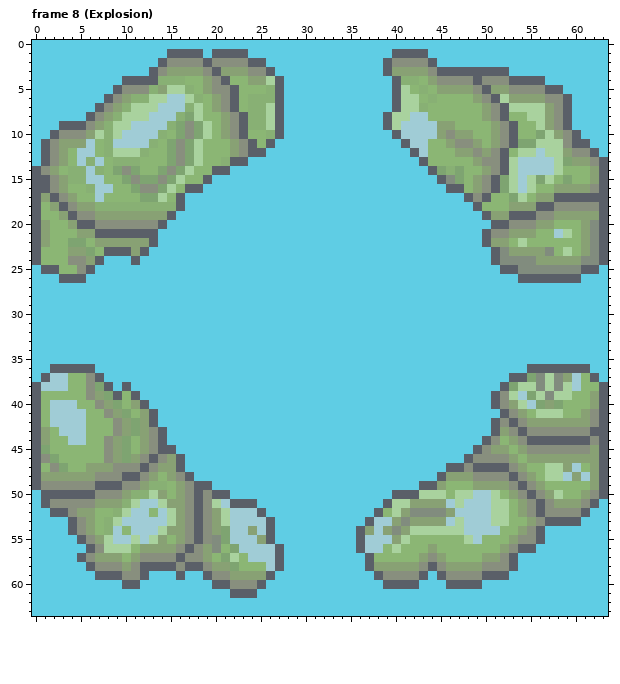
Two states of a pixel-art file, Art/Aseprite/bomb explosion.aseprite. The picture above is the old version.
64x64 pixels, 11 frames. Colours within 5 levels of each other are drawn and written as one. Shown: frame 8 (Explosion). The commit also changed other frames, which this record leaves out.
New version:
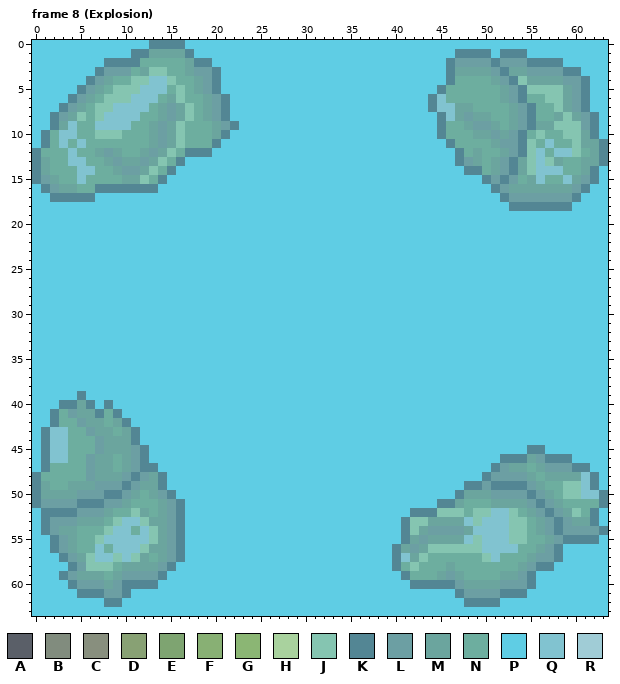
Palette (. is transparent): A #5a5f68  B #818c7e  C #888f7e  D #88a174  E #7ea471  F #88b074  G #8bb674  H #a9d29e  J #85c5b1  K #538694  L #6c9fa3  M #6ba59e  N #6dae9f  P #5fcde4  Q #81c3d0  R #a0ccd6
Author's note on the commit: [Changed the explosion again] Eu tirei mais um frame da explosão, ainda tava achando algo estranho nela... Agora tá melhorzinha.
Difference:
Frame 8 (Explosion), layer "Explosion":
y 0: x 13..16 PPPP -> KKKK
y 1: x 11..18 PPPPAAAA -> KKMMMMKP; x 20..23 AAAA -> PPPP; x 40..43 AAAA -> PPPP; x 47..50 PPPP -> KKKK; x 52..54 PPP -> KKK
y 2: x 8..25 PPPPPPACCCCACCCCAA -> KKKKNNNNNMKKPPPPPP; x 39..44 ACCCCA -> PPPPPP; x 46..58 PPPPPPPPPPPPP -> KLLLLKLLLKKKK
y 3: x 7..26 PPPPPPACDDDDCADDDCCA -> KLLLNMJJNNMLLKPPPPPP; x 39..60 ADDDDCAAAAAAAAPPPPPPPP -> PPPPPPPKMMMMLKMMLLLLKK
y 4: x 6..27 PPPPAAAAFFFGGDCAGGDDHA -> KLMNNJJQQJNNMLKPPPPPPP; x 40..61 AFFGDCCCCACCCAAAAPPPPP -> PPPPPPKNNNNMLKJMMMMLLK
y 5: x 5..27 PPPPACCCFDHHFGDCCAGGGFA -> KLMNJJJQQQNJNMLKPPPPPPP; x 40..61 AHGFGDDDDCADDCCCCAAPPP -> PPPPPKNNNNNNMLKJJJJMLK
y 6: x 4..27 PPPPACDFFHHRRHFGDCAGFFFA -> KLMNJJJQQQNMJNNMLKPPPPPP; x 40..61 AHHGFGGGGDCAHDDDDCCAPP -> PPPPKQNNNNNNMLKNNJJMLK
y 7: x 3..27 PPPPACDFHHHRRRFHGDCAGFFHA -> KLMNJJQQQQNMLMJNMLKPPPPPP; x 40..61 AHHFGGGGGGDCAHHHHDCAPP -> PPPPKQQMMNNNNMLKNNJMLK
y 8: x 2..27 PPPPACDFHHHRRRFEHGGDCAFFHA -> KLMJNJQQQQNNMLMJNMLKPPPPPP; x 39..62 AHHRRGGGGGGDCAGGHHDCAPPP -> PPPPPPKQMLMMNNMLKNNMJMLK
y 9: x 2..27 PAAACDFHHRRRRFECEHGDCAFFHA -> KMQNNQQQQNNMLMJNNNMLKPPPPP; x 39..62 AHRRRRDDGGGGDCAGGHDCAPPP -> PPPPPPKNNMLLMNMLKMMJJJLK
y 10: x 1..27 PACCCDHFHRRRRFGECEHGDCAGGFA -> KNQQNNJJJNNNMLMJNNNMKPPPPPP; x 40..62 ARRRRDCDDGGDCAGGEHDCAPP -> PPPPPKNNNMMLMLKNJNNJJMK
y 11: x 1..26 ACDDDRGFRRRRFGECEHGGGDCAGA -> KNQNQNNNNNNNMLMJNNNKPPPPPP; x 41..63 ARRGGDCCDGDCAEEHHHCAAPP -> PPPPPKNNNNMLLKJNQNNJMMK
y 12: x 0..25 PACDGRRGFHHHFGGECEHGGGDCAA -> KNNNQNNMLMNNMLMJNKKKPPPPPP; x 42..63 ARGGGDDCDCAGHHRHHDCCAP -> PPPPPKNMNNMLKJQNQQJNMK
y 13: x 0..23 PACDGRFRGFFFGGGECEHGGFAA -> KMNNQQNNMLMMLMJNKPPPPPPP; x 43..63 AGGGGGDCCAHRRRRHEDDCA -> PPPPKLMNMLKMJQJMNNMMK
y 14: x 0..21 ACDGFFRFGECEGGECEHGGAA -> KMNNNQQNNMLLMJNKPPPPPP; x 44..63 AEFEGGDCAHRRRRHGGGDA -> PPPPKKNMLKMJQQQNNMKP
y 15: x 0..19 AACDFFRRGGECEECEHGGA -> KLMNNQNNNNMMJNKPPPPP; x 45..63 ABEGDCAEHRHEHGEGGDA -> PPPPPKLKLNMQNNQMLKP
y 16: x 0..18 AACDGGFRRGGECCEHGAA -> PKLMMNNKKKKKKKPPPPP; x 46..63 AAGDCAEHRHGGDDDDCA -> PPPPPKLMMMMMMMLKPP
y 17: x 0..16 ADACDGGRGGGGEEHGA -> PPKKKKKPPPPPPPPPP; x 48..63 ACAGGEHGDDAAAAAA -> PPPPKLLLLLLLKPPP
y 18: x 0..16 AGDACDDFFFFFFFFFA -> PPPPPPPPPPPPPPPPP; x 49..63 AGGGDDDAACCCCCA -> PPPPKKKKKKKPPPP
y 19: x 0..15 AGGDACCDDDDDDDDA -> PPPPPPPPPPPPPPPP; x 50..63 ADDAAACCDDDDDA -> PPPPPPPPPPPPPP
y 20: x 0..14 ADGGDAACCCCCCCA -> PPPPPPPPPPPPPPP; x 51..63 AACCCDDGGGDBA -> PPPPPPPPPPPPP
y 21: x 0..13 ADGGGDDAAAAAAA -> PPPPPPPPPPPPPP; x 50..63 ACCDDDGGRHGDBA -> PPPPPPPPPPPPPP
y 22: x 0..13 ADGGEEGDDDDDDA -> PPPPPPPPPPPPPP; x 50..63 ADDGHGGGGGGDBA -> PPPPPPPPPPPPPP
y 23: x 0..12 AGGGDDEGAAADA -> PPPPPPPPPPPPP; x 51..63 ABDDDDBGHGDBA -> PPPPPPPPPPPPP
y 24: x 0..7 AGGGCCDA -> PPPPPPPP; x 11 A -> P; x 51..63 ABBBBDDDDDBBA -> PPPPPPPPPPPPP
y 25: x 1..6 AAGGCA -> PPPPPP; x 52..62 AABBBBBBBAA -> PPPPPPPPPPP
y 26: x 3..5 AAA -> PPP; x 54..60 AAAAAAA -> PPPPPPP
y 36: x 2..6 AAAAA -> PPPPP; x 55..61 AAAAAAA -> PPPPPPP
y 37: x 1..7 ARRGGCA -> PPPPPPP; x 53..62 AAEBHBDRGA -> PPPPPPPPPP
y 38: x 0..8 ARRRGGCEA -> PPPPPPPPP; x 10 A -> P; x 52..63 AEHHBHBHRGGA -> PPPPPPPPPPPP
y 39: x 0..11 AGGGGGCDEAGA -> PPPPPKPPPPPP; x 51..63 ACHREHBHHGGDA -> PPPPPPPPPPPPP
y 40: x 0..12 AGRRRGGCDEGDA -> PPPKKMKPKPPPP; x 51..63 ACDHREDEGGGDA -> PPPPPPPPPPPPP
y 41: x 0..13 AGRRRRGGCDEGDA -> PPKNLMMKNKPPPP; x 52..63 ACDGHHHGGDCA -> PPPPPPPPPPPP
y 42: x 0..13 AGRRRRGGGCDEDA -> PPKNNLMMNMKPPP; x 51..63 ACACDDDDDDDCA -> PPPPPPPPPPPPP
y 43: x 0..14 ADGRRRGGGCDEDCA -> PKQQNNLMMNMKPPP; x 51..63 ADCACCCCCCCAA -> PPPPPPPPPPPPP
y 44: x 0..14 ADGGRRGGCDEGDCA -> PKQQNNNLMMMKPPP; x 50..63 ACGDCAAAAAAACA -> PPPPPPPPPPPPPP
y 45: x 0..15 AEGGGGGGCDEGDCAA -> PKQQNNNLMMMLKPPP; x 49..63 ACDDGDCCCCCCCDA -> PPPPPPKKPPPPPPP
y 46: x 0..16 ACEGGGGGCDEDCACDA -> PKQQNNLMMNMLKPPPP; x 48..63 ACCCCDGDDDDDDDDA -> PPPPKKKMLKKKPPPP
y 47: x 0..16 AGCEGGDDDCCCACDDA -> PKNNNNLMMNMLKKPPP; x 46..63 AACAAAACDGGHHDRGDA -> PPPPPKLMMNMLLLKKPP
y 48: x 0..17 ADDDDDDCCCAACDGDCA -> KNNNNNLMMMLKLMKPPP; x 45..63 ADDDCCCCACDGHHRDRDA -> PPPPPKLLLLMNMMMMQKP
y 49: x 0..19 ACCCCCCAAACCDFFGDCAA -> KMNNMMMLLLKLMMKPPPPP; x 43..63 AADGGGDDDDCACDGGGGGDA -> PPPPPKKLKKKKLMNNJJQKP
y 50: x 0..21 PAAAAAACCCDFFHDGDCACAA -> KMMMMLLLKKLMNMLKPPPPPP; x 40..63 AAAHHHGHHRRHGDCACDHGGDCA -> PPPPPPPKMMMLLLLKLMNJJQQK
y 51: x 0..24 PACCCCCDDDFHRRHDDCACHRAAA -> KLLLLKKKLLMNNNMLKPPPPPPPP; x 39..63 AHHDDDDRHRRRHHGDCACDDDCAP -> PPPPPPKKMNNNMMMMLKLMNNNNK
y 52: x 1..25 PAACDDGGFHRRGRHDCACDHRRRA -> KKKKLLLMNNJMNMLKPPPPPPPPP; x 38..62 AGHDBBBBDRRRRHHGDCACCCCAP -> PPPPKKKJJJNJJQQJNMLKLMJNK
y 53: x 1..26 PPPACDGFHRRRRRHDCACDHRRRRA -> KLLLMMMNJQQJMMLKPPPPPPPPPP; x 37..62 ARRDBDDDDRHRRRHHGGDCAAAAPP -> PPPPKJJMMMMQJQQQJJNMLKLMMK
y 54: x 1..26 PPPACDGFRGRRRHDDCACDERRDRA -> KLMMNNNJQQNQJMLKPPPPPPPPPP; x 36..63 ADRDBDHHHHHHRRRRGGDCAPPPPPPP -> PPPPPKJMLLLLMQQQQJJNMLKLLLLK
y 55: x 2..26 PPPACDHRRHRHDGDCACBERRRDA -> KLMNNJQQQQQJMLKPPPPPPPPPP; x 36..62 ARRRDHGGGGGGHRGGGDCCAPPPPPP -> PPPPPKMLMMMMQJQQQJJNNMLKKKK
y 56: x 2..27 PPPPACHHHGDDDDCACDBGERRRRA -> KLMNNQNQQQJMMLKPPPPPPPPPPP; x 36..58 ARRGHGGGDGGGGGGGDCAAPPP -> PPPPKMLMJJJJJJQQQQNNMLK
y 57: x 3..27 PPACDDDGDCCCCACCDGEHGRRRA -> KLMJQQJQJMNMLKPPPPPPPPPPP; x 37..58 AGGGGGDCDGGGGDDCAPPPPP -> PPPKQMJNNNNNNJQNNNMLLK
y 58: x 4..27 PPACCCDCAAAACAACDDEGGGRA -> KLJJJNMMMMLKPPPPPPPPPPPP; x 37..57 ADDDDDCACDDDDCCCAPPPP -> PPPKNJNNNMNNNNNNNMLKK
y 59: x 3..14 PPPPAAACCAPP -> KLMMMNMLLLLK; x 16 A -> P; x 19..26 ACCDDDDA -> PPPPPPPP; x 38..55 ACCCCAPACCCCAAAPPP -> PPPKNNNMLMNNNNMMLK
y 60: x 4..13 PPPPPPAAPP -> KLLLMLKKKK; x 20..25 AACCCA -> PPPPPP; x 39..55 AAAAPPPAAAAPPPPPP -> PPPKKKKKLMMMMLLLK
y 61: x 5..10 PPPPPP -> KKKLLK; x 22..24 AAA -> PPP; x 47..54 PPPPPPPP -> KLLLLKKK
y 62: x 8..9 PP -> KK; x 48..51 PPPP -> KKKK
Where, in picture pixels (left, top, right, bottom), the same in both pictures:
changed: (32, 40, 284, 283)
changed: (383, 49, 608, 283)
changed: (32, 364, 284, 607)
changed: (356, 364, 608, 607)
